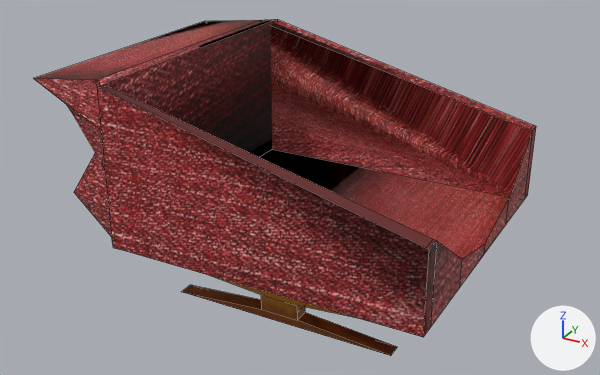
A saved change to the OBJ model models/trenoSemHelice.obj.
Before and after are seen from a 50 mm lens placed at (2.16, -4.39, 2.45), pointed at (-0.21, -0.08, 0.3). Every picture has the same lights, and +X, +Y and +Z are marked at lower right. Mesh edges are drawn as thin lines. Where no turn or scale is listed for an object, it has been applied to the vertices. Vertices at the same position are counted once.

Script lines for the objects in view, before the commit:
```python
me_cube = bpy.data.meshes.new('Cube')
me_cube.from_pydata(...)  # 88 vertices, 67 faces, 14 loose edges; spans x -1.6..1.0, y -1.0..1.0, z -0.29..1.1
# faces by material slot: [24, 31, 12]
me_cube.materials.append(mat_material_001)  # picture img_papel_de_parede_textura_de_ouro_53876_47133_jpg
me_cube.materials.append(mat_material_002)  # picture img_depositphotos_113549684_stock_photo_red_jeans_texture_background_jpg
me_cube.materials.append(mat_material_003)  # picture img_depositphotos_113549684_stock_photo_red_jeans_texture_background_jpg
ob_cube = bpy.data.objects.new('Cube', me_cube)
ob_cube.location = (0.0, 0.0, 0.0)
```
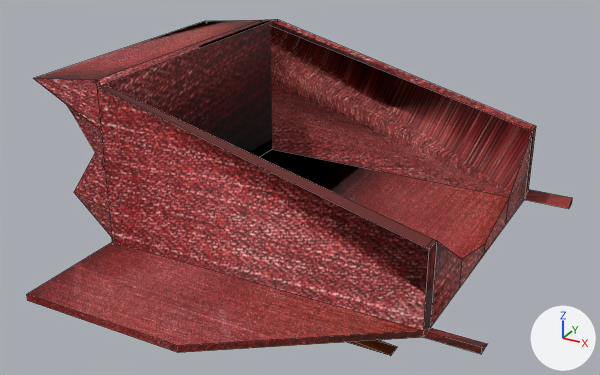
Changed parts and their boxes [x1, y1, x2, y2] in the pictures (600 x 375 px):
'Cube', reshaped (9% wider)
    before: [33, 19, 536, 356]
    after: [27, 19, 573, 356]
part 1 of me_cube, built on
    before: [423, 241, 437, 337]
    after: [27, 189, 573, 354]

Diff of the bpy script that builds the scene:
```diff
--- a/models/trenoSemHelice.obj.py
+++ b/models/trenoSemHelice.obj.py
@@ img_fundo_fotografico_em_tecido_textura_vermelho_2_60x1_50m_fundo_fotografico_bmp @@
+img_fundo_fotografico_em_tecido_textura_vermelho_2_60x1_50m_fundo_fotografico_bmp = load_image('fundo-fotografico-em-tecido-textura-vermelho-2-60x1-50m-fundo-fotografico.bmp', 'fundo-fotografico-em-tecido-textura-vermelho-2-60x1-50m-fundo-fotografico.bmp', 1200, 721, 'sRGB')
@@ mat_material_002_none @@
+mat_material_002_none = principled_material('Material.002_NONE')
+mat_material_002_none.texture = img_fundo_fotografico_em_tecido_textura_vermelho_2_60x1_50m_fundo_fotografico_bmp
+mat_material_002_none.roughness = 0.69
@@ me_cube @@
 # used by ob_cube; location = (0.0, 0.0, 0.0)
-me_cube.from_pydata(...)  # 88 vertices, 67 faces, 14 loose edges; spans x -1.6..1.0, y -1.0..1.0, z -0.29..1.1
+me_cube.from_pydata(...)  # 102 vertices, 83 faces, 14 loose edges; spans x -1.6..1.3, y -1.7..1.7, z -0.29..1.1
+# me_cube part 1
+# 4 vertices are removed from x 0.72, y 0.62..0.72, z -0.29..-0.09
+# 3 faces are deleted
+# 12 vertices are added at x -1.0..1.0, y -1.7..1.7, z 0.09..0.13
+# 6 new vertices lie (0.3, 0.0, 0.0) away from vertices in x 1.0, y -1.0..1.0, z 0.09..0.13
+# 8 new faces join them, mat_material_002 (picture img_depositphotos_113549684_stock_photo_red_jeans_texture_background_jpg)
+# 11 new faces join them, mat_material_002_none (picture img_fundo_fotografico_em_tecido_textura_vermelho_2_60x1_50m_fundo_fotografico_bmp)
 me_cube.materials.append(mat_material_001)
@@ me_cube @@
 me_cube.materials.append(mat_material_003)
+me_cube.materials.append(mat_material_002_none)  # picture img_fundo_fotografico_em_tecido_textura_vermelho_2_60x1_50m_fundo_fotografico_bmp
```
